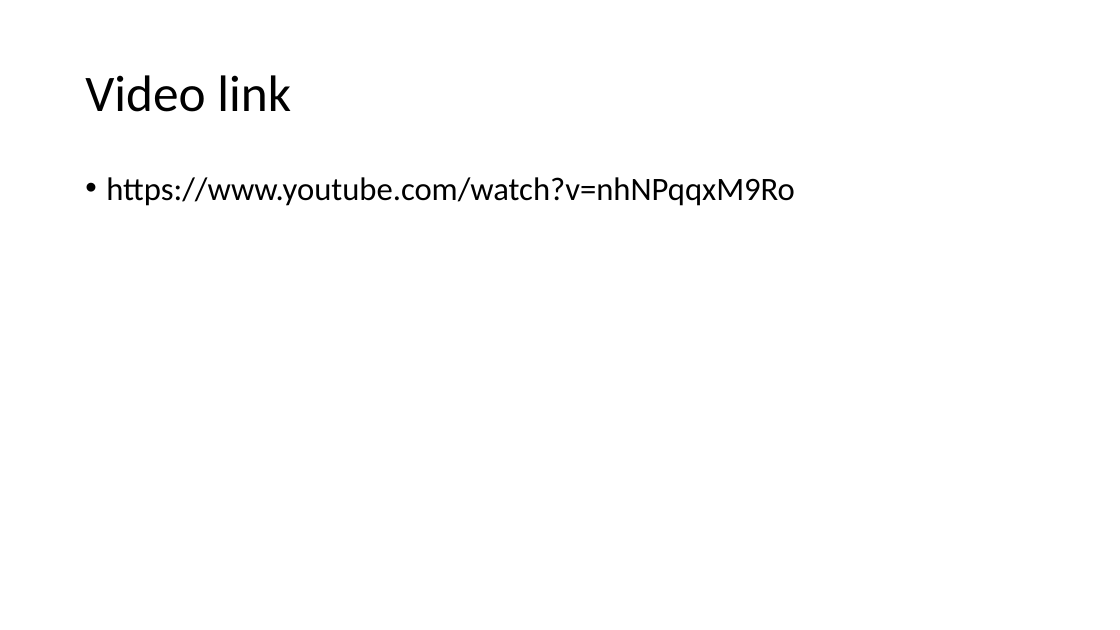
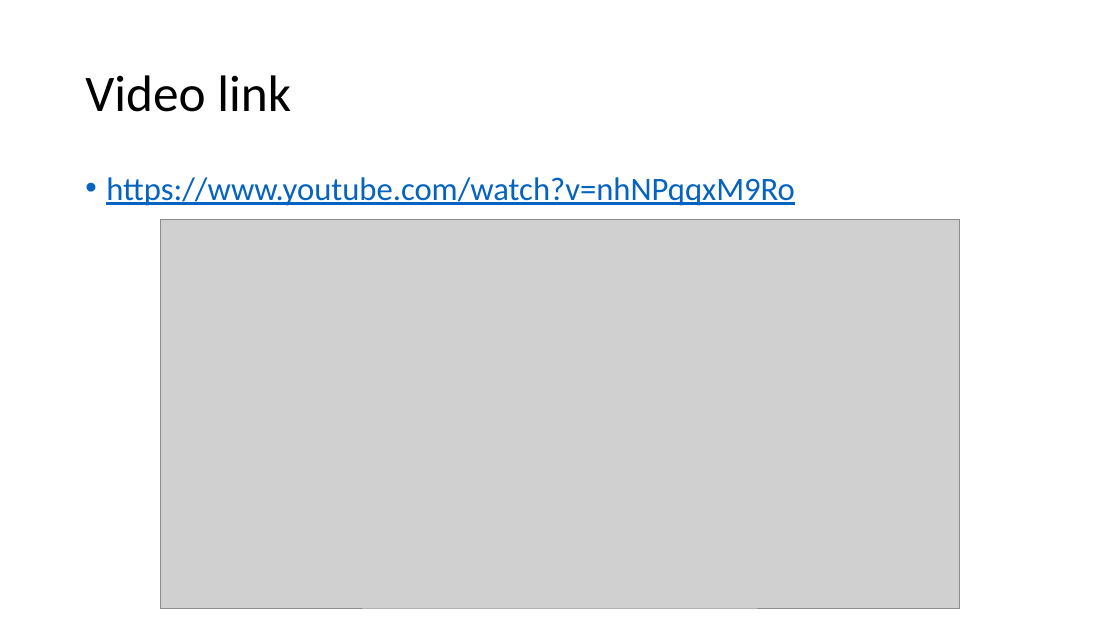
Before and after one commit to MoazzemhossainMoazz/HPP_files, a slide deck: slide 5 of 7 Fourth Industrial Revolution(4IR).pptx. Drawn at 1120x630 pixels with LibreOffice and Linux fonts; fonts in the diff are those of the drawing; grey boxes stand for pictures. Boxes give left, top, right and bottom in pixels: in the first picture for what was removed or moved away, otherwise in the second. Text is boxed around its words. In the diff, an @@ line names an element or a change of style, - is before the commit and + after.

Commit message:
update 7 file

```diff
--- a/7 Fourth Industrial Revolution(4IR).pptx
+++ b/7 Fourth Industrial Revolution(4IR).pptx
@@ text "https://www.youtube.com/watch?v=nhNPqqxM9Ro" at [106,177,795,206]: text colour #000000 to #0563C1, underline on @@
@@ picture added at [160,220,960,608] @@
```
